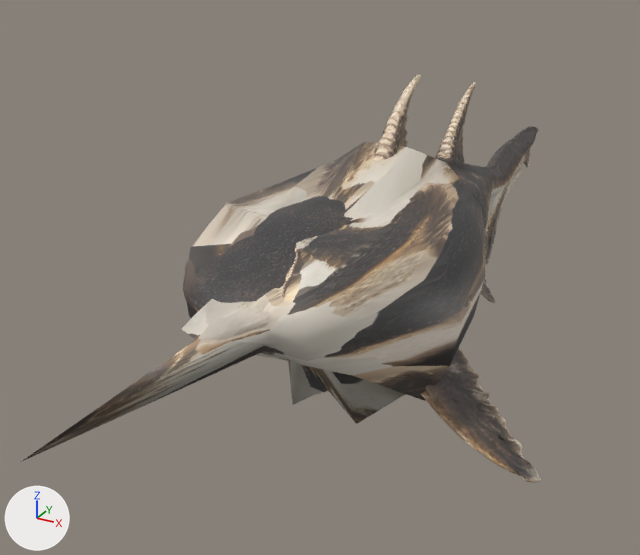
What one commit did to the glTF model public/assets/triassic/creatures/hybodus.glb.
One viewpoint serves both versions: a camera (50 mm lens) standing at (2.12, -5.51, 2.04) and looking at (-0.38, -0.97, -0.23). Every picture has the same lights, and +X, +Y and +Z are marked at lower left. The picture after the commit comes second.

Before the edit, the objects in view are built like this:
```python
me_sphere = bpy.data.meshes.new('Sphere')
me_sphere.from_pydata(...)  # 164 vertices, 324 faces; spans x -0.78..0.78, y -3.78..0.07, z -0.78..0.65
me_sphere.materials.append(mat_hybodus_mouth_lining)
me_tripo_mesh_1a016b48_0e1d_4070_9662_b14318537b08_001 = bpy.data.meshes.new('tripo_mesh_1a016b48-0e1d-4070-9662-b14318537b08.001')
me_tripo_mesh_1a016b48_0e1d_4070_9662_b14318537b08_001.from_pydata(...)  # 9955 vertices, 19679 faces; spans x -1.33..1.27, y -2.5..2.5, z -0.94..1.03
me_tripo_mesh_1a016b48_0e1d_4070_9662_b14318537b08_001.materials.append(mat_hybodus_body_pigmentation)
ob_hybodus_authored_body = bpy.data.objects.new('Hybodus authored body', me_tripo_mesh_1a016b48_0e1d_4070_9662_b14318537b08_001)
ob_hybodus_authored_body.location = (0.0, 0.0, 0.0)
ob_seated_jaw_hinge_tissue = bpy.data.objects.new('Seated jaw hinge tissue', me_sphere)
ob_seated_jaw_hinge_tissue.location = (0.0, 0.0, 0.0)
```
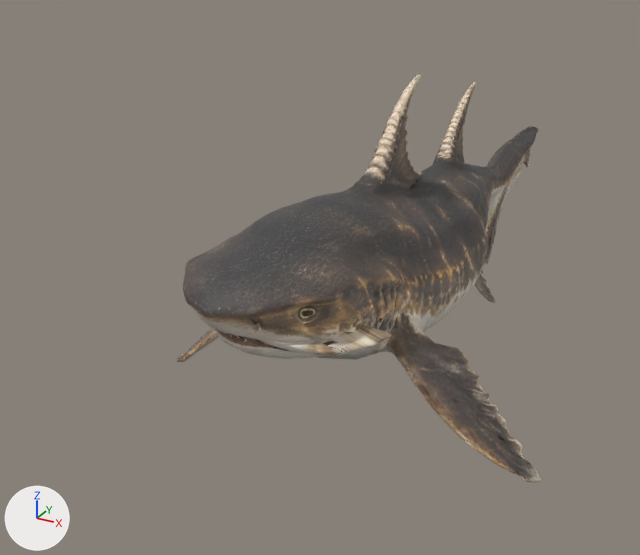
Pixel boxes (x1, y1, x2, y2) of what changed, in the pictures (640 x 555 px):
'Seated jaw hinge tissue', deleted: before (21, 142, 486, 462)
'Hybodus authored body', unchanged, uncovered by the edit: before (183, 74, 541, 482); after (177, 74, 541, 482)
'Mouth lining', unchanged, uncovered by the edit: after (210, 325, 392, 360)

The edits, one by one:
Object 'Seated jaw hinge tissue' (ob_seated_jaw_hinge_tissue) is deleted.
